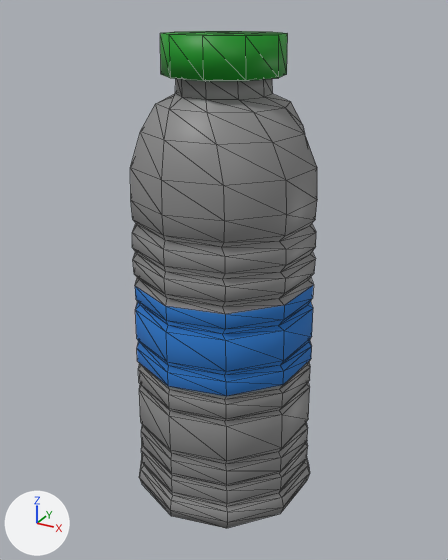
Renders of the glTF model resources/models/Botella.glb from each side of a commit.
The view is the same before and after, from a 50 mm lens placed at (3.37, -6.14, 6.0), pointed at (-0.01, 0.01, 2.93). The axes (+X, +Y, +Z) are drawn at lower left. The lights are the same throughout. Mesh edges are drawn as thin lines. Vertices at the same position are counted once.
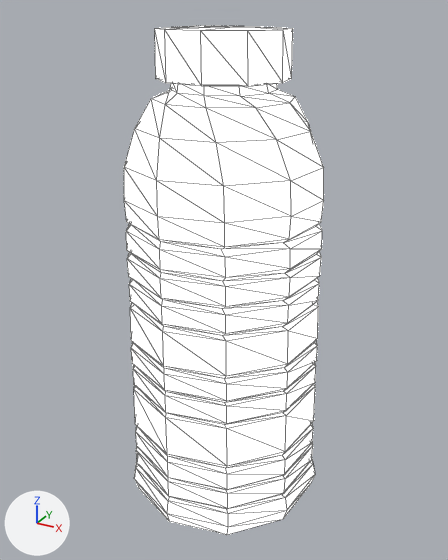
Pixel boxes [x1, y1, x2, y2] of what changed, in the pictures (448 x 560 px):
'Plane', reshaped (7% wider)
    before: [130, 31, 317, 528]
    after: [124, 26, 324, 534]
part 1 of me_plane_003, added
    after: [124, 26, 324, 534]
part 2 of me_plane_003, recoloured
    before: [130, 79, 317, 528]
part 3 of me_plane_003, recoloured (blue)
    before: [135, 285, 313, 396]
part 4 of me_plane_003, recoloured (green)
    before: [160, 31, 288, 81]

The change, as a list of edits to the scene's bpy script:
```text
Add mat_contorno:
    mat_contorno = principled_material('Contorno')
    mat_contorno.base_color = (0.0, 0.0, 0.0)  # black #000000
    mat_contorno.metallic = 1.0
    mat_contorno.roughness = 1.0
    mat_contorno.emission_strength = 4.0
Change me_plane_003:
    used by ob_plane; location = (-0.01, 0.0, -0.3)
    remove me_plane_003.from_pydata(...)  # 404 vertices, 804 faces; spans x -1.18..1.18, y -1.21..1.21, z 0.37..6.05
    add me_plane_003.from_pydata(...)  # 1616 vertices, 3216 faces; spans x -1.25..1.25, y -1.28..1.28, z 0.3..6.12
    me_plane_003 part 1: a new loose piece of 404 vertices spanning x -1.25..1.25, y -1.28..1.28, z 0.3..6.12, in mat_contorno (black #000000)
    me_plane_003 part 2: 612 faces spanning x -1.18..1.18, y -1.21..1.21, z 0.37..5.64 switch from mat_botella (grey #898989) to mat_contorno (black #000000)
    me_plane_003 part 3: 140 faces spanning x -1.11..1.11, y -1.13..1.13, z 2.3..3.31 switch from mat_material (blue #2975c5) to mat_contorno (black #000000)
    me_plane_003 part 4: 52 faces spanning x -0.67..0.67, y -0.66..0.66, z 5.64..6.05 switch from mat_tapa (green #039519) to mat_contorno (black #000000)
```
